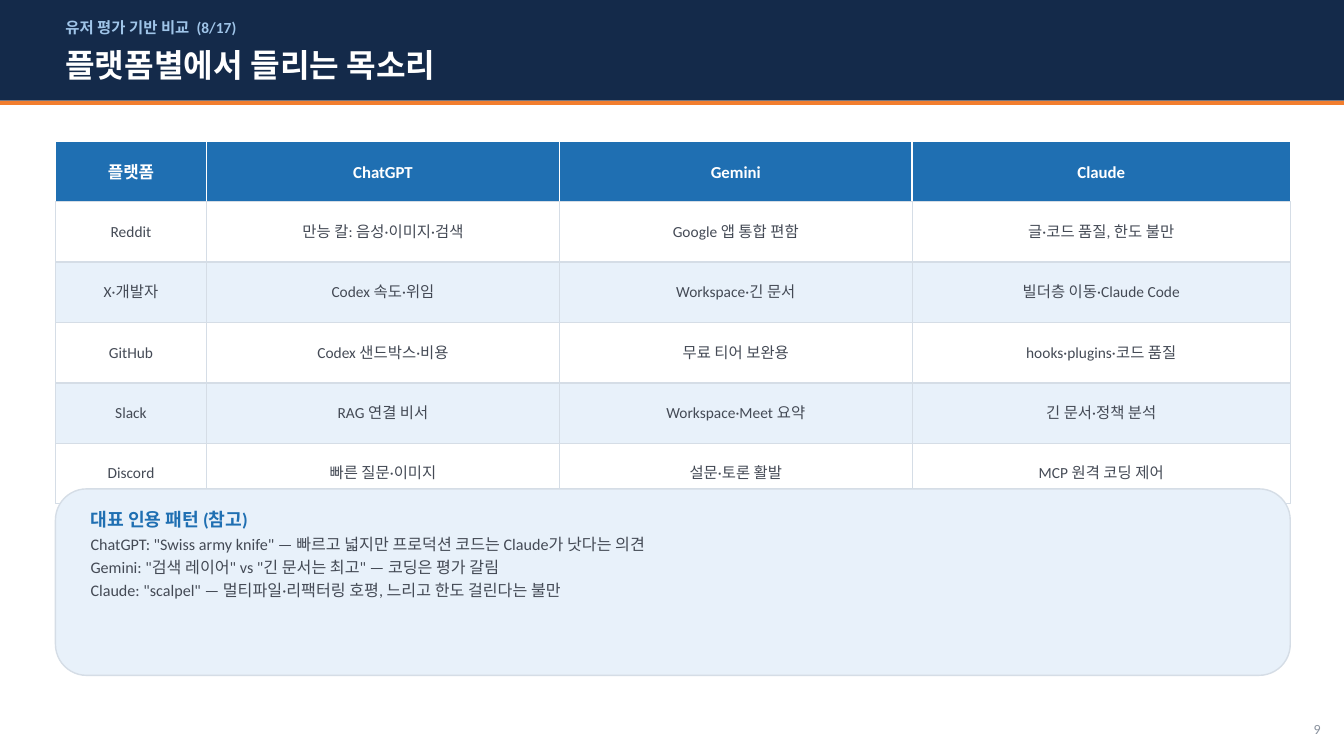
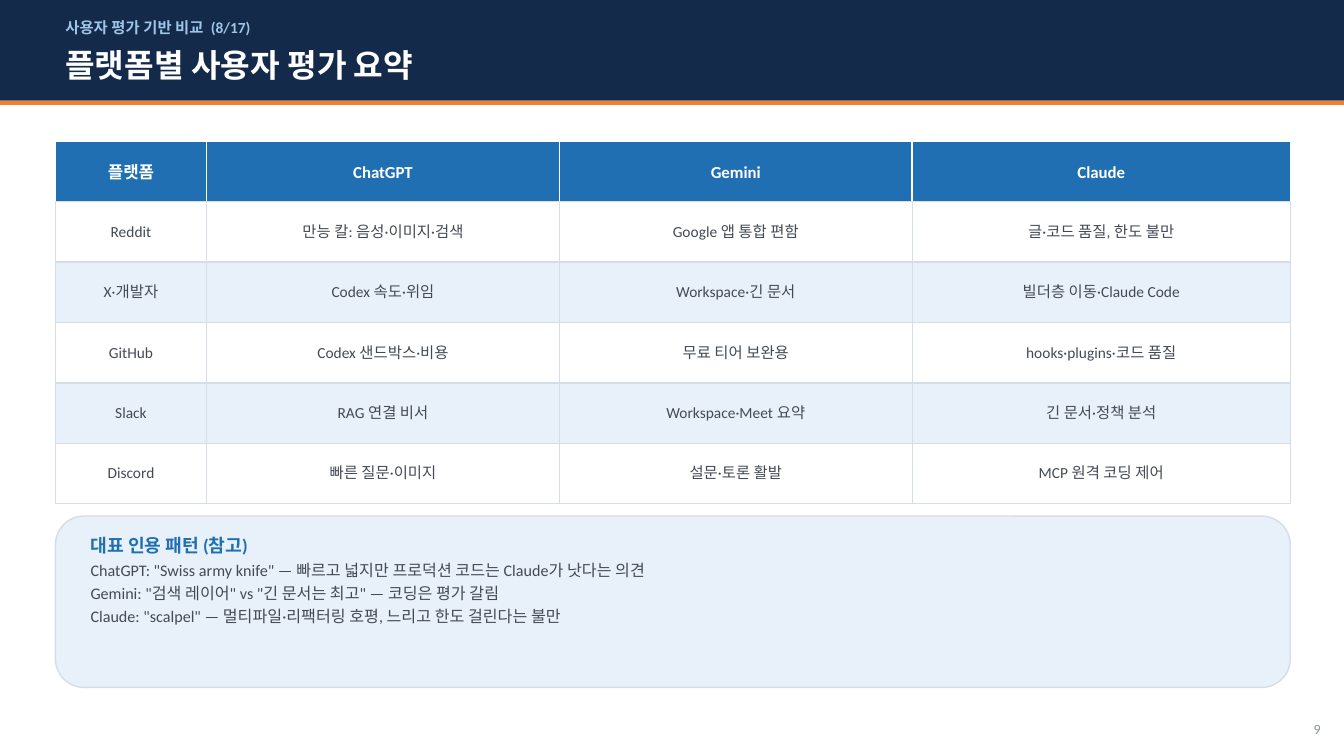
Before and after one commit to whaleonbush/poc, a slide deck: slide 9 of 외부AI_3종_비교조사.pptx. Drawn at 1344x756 pixels with LibreOffice and Linux fonts; fonts in the diff are those of the drawing. Boxes give left, top, right and bottom in pixels: in the first picture for what was removed or moved away, otherwise in the second. Text is boxed around its words. In the diff, an @@ line names an element or a change of style, - is before the commit and + after.

```diff
--- a/외부AI_3종_비교조사.pptx
+++ b/외부AI_3종_비교조사.pptx
@@ text at bbox=[65, 20, 251, 35]: text changed @@
-유저 평가 기반 비교 (8/17)
+사용자 평가 기반 비교 (8/17)
@@ text at bbox=[65, 50, 413, 80]: text changed @@
-플랫폼별에서 들리는 목소리
+플랫폼별 사용자 평가 요약
@@ rounded rectangle: place and size @@
-rounded rectangle at bbox=[55, 489, 1291, 676]
+rounded rectangle at bbox=[55, 516, 1291, 688]
@@ text "대표 인용 패턴 (참고)": place and size @@
-text "대표 인용 패턴 (참고)" at bbox=[91, 510, 645, 599]
+text "대표 인용 패턴 (참고)" at bbox=[91, 536, 645, 625]
```
Also in this commit, not shown: 14 other slides changed, 1 other file.
